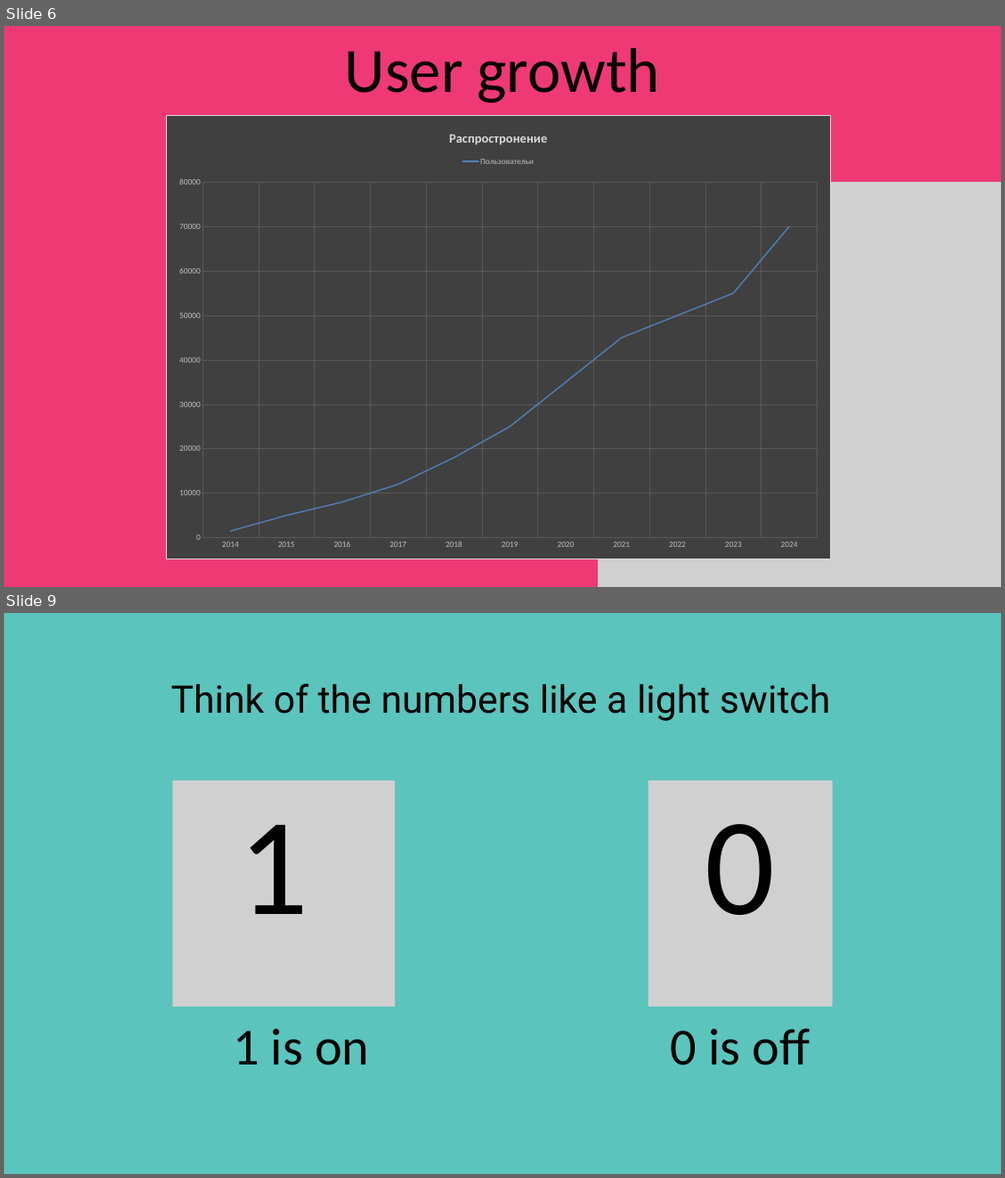
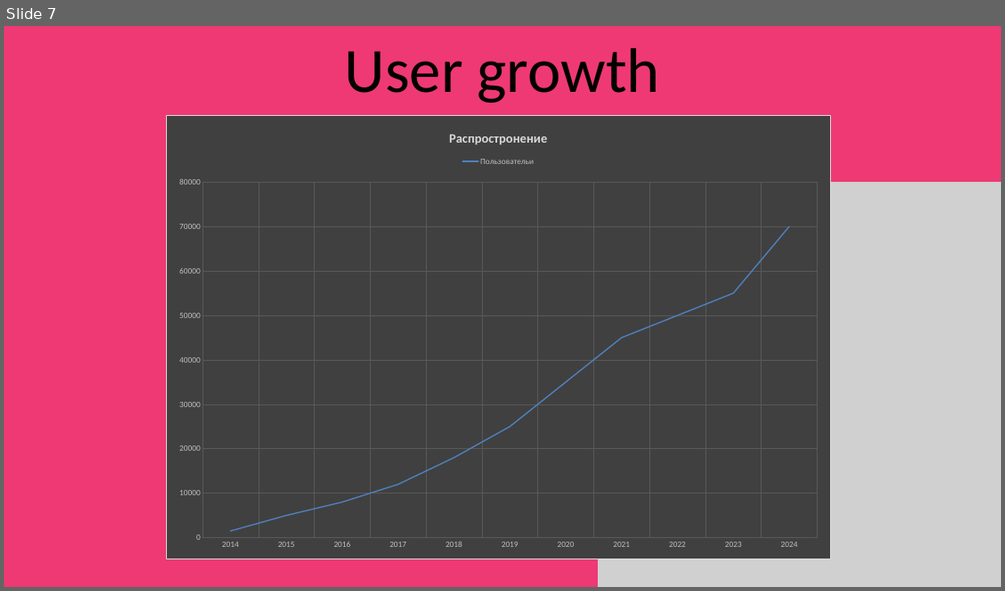
Before and after one commit to NotKiroma/Praktika, a slide deck: Praktika IKT/Day 8.pptx. Shown one above the other, each under a label of ours: slides 6 and 9 before the commit, slide 7 after it; the slides between them are not shown. The pictures are 1005x1178 and 1005x591 pixels, drawn with LibreOffice and Linux fonts; fonts in the diff are those of the drawing; grey boxes stand for pictures. Boxes give left, top, right and bottom in pixels: in the first picture for what was removed or moved away, otherwise in the second. Text is boxed around its words. In the diff, an @@ line names an element or a change of style, - is before the commit and + after.

```diff
--- a/Praktika IKT/Day 8.pptx
+++ b/Praktika IKT/Day 8.pptx
@@ slide 9 removed at (4,613,1001,1174), background #5BC4BD @@
@@ text removed at (171,683,830,721) @@
-Think of the numbers like a light switch
@@ picture removed at (172,780,395,1006) @@
@@ picture removed at (648,780,833,1006) @@
@@ text removed at (238,825,308,914) @@
-1
@@ text removed at (705,824,776,915) @@
-0
@@ text removed at (233,1029,369,1065) @@
-1 is on
@@ text removed at (671,1028,810,1065) @@
-0 is off
@@ what was slide 6 is now slide 7 @@
```
Also in this commit, not shown: 2 slides changed, 2 slides added, 2 other slides removed, 2 other files.
